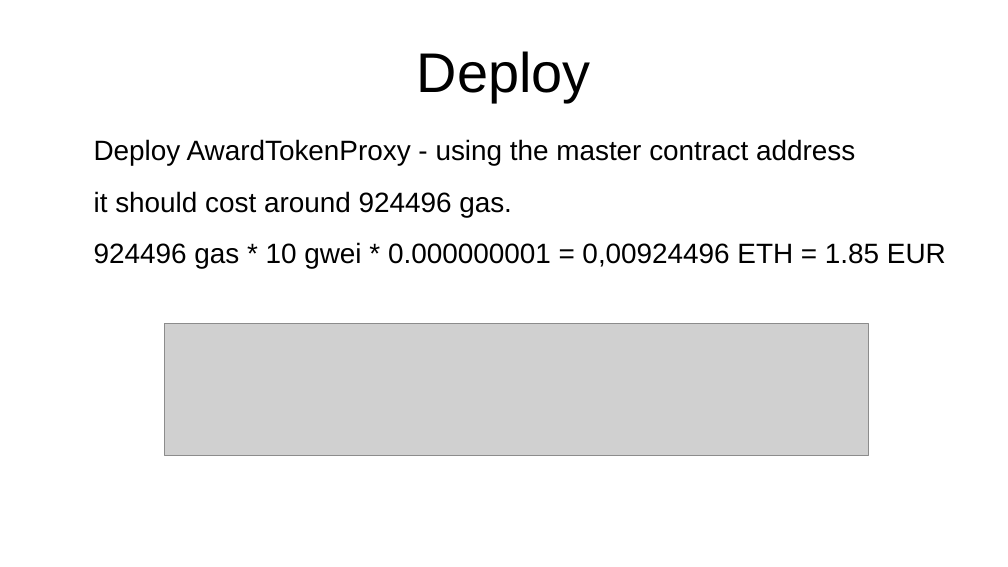
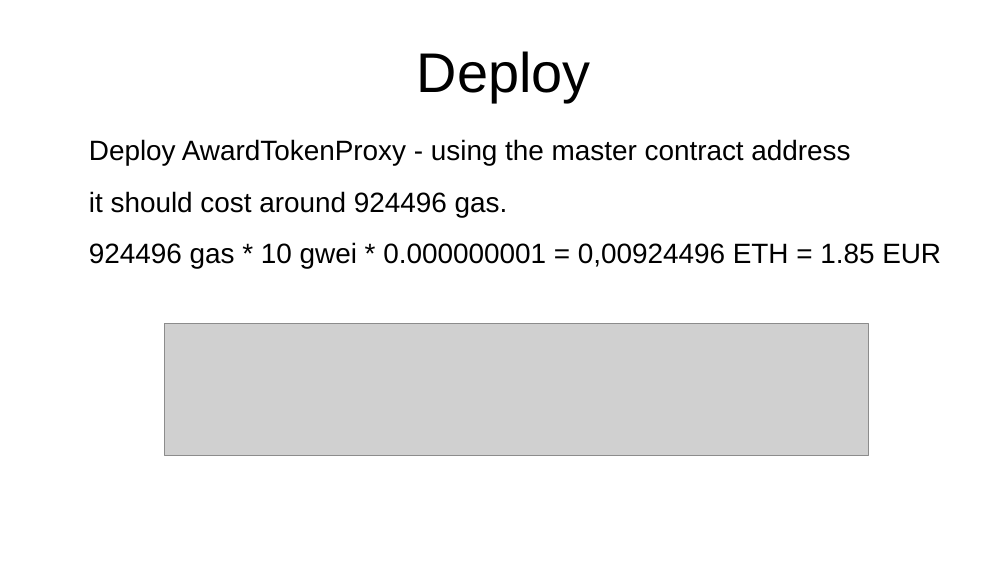
Before and after one commit to bunsenstraat/remix-workshops-cleanup, a slide deck: slide 20 of proxyContractAwardToken/ProxyContract.odp (slide 19 before the commit). Drawn at 1008x567 pixels with LibreOffice and Linux fonts; fonts in the diff are those of the drawing; grey boxes stand for pictures. Boxes give left, top, right and bottom in pixels: in the first picture for what was removed or moved away, otherwise in the second. Text is boxed around its words. In the diff, an @@ line names an element or a change of style, - is before the commit and + after.

```diff
--- a/proxyContractAwardToken/ProxyContract.odp
+++ b/proxyContractAwardToken/ProxyContract.odp
@@ text "Deploy AwardTokenProxy - using the ...": place and size @@
-text "Deploy AwardTokenProxy - using the ..." at (94, 139, 946, 268)
+text "Deploy AwardTokenProxy - using the ..." at (89, 139, 941, 268)
```
Also in this commit, not shown: 11 other slides changed, 2 slides added, 14 other files.
